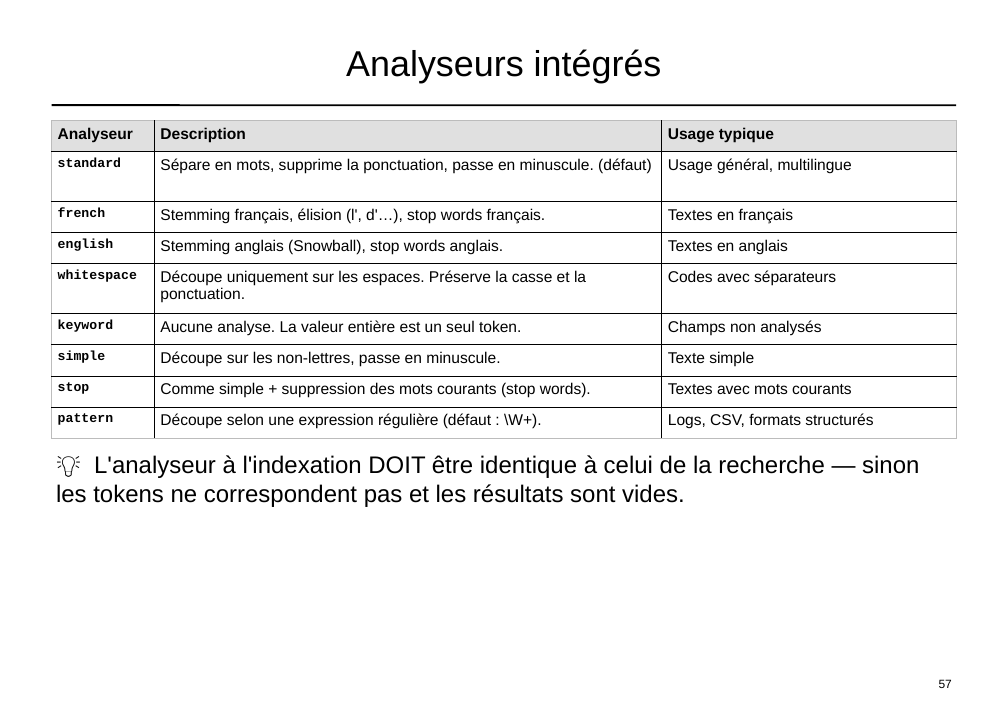
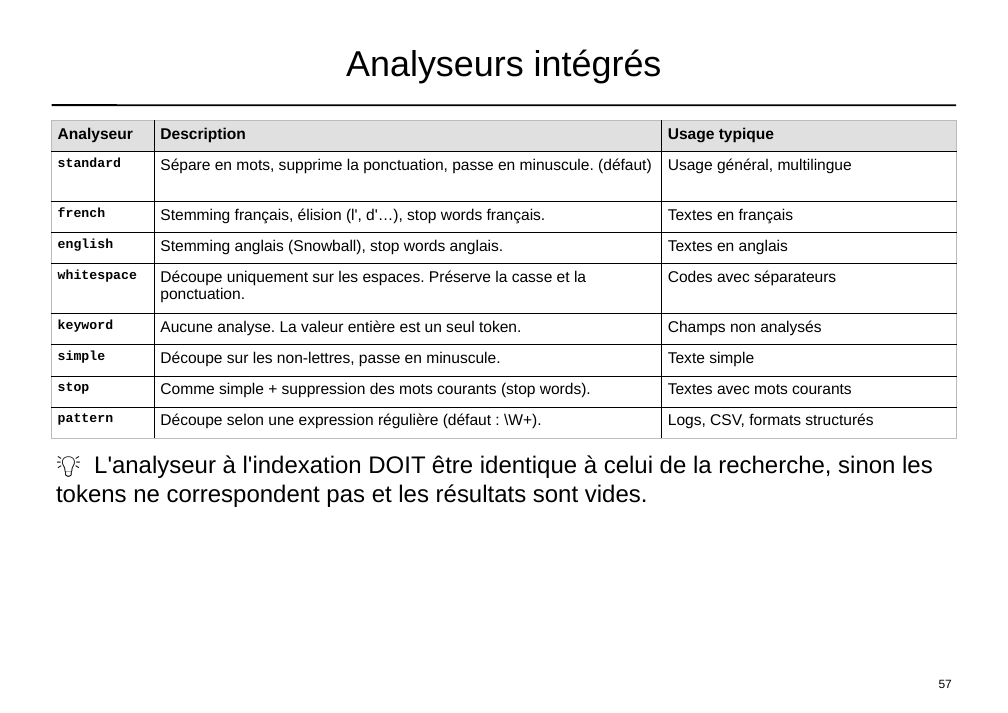
Before and after one commit to dthibau/opensearch, a slide deck: slide 45 of opensearch_simple.pptx. Drawn at 1008x713 pixels with LibreOffice and Linux fonts; fonts in the diff are those of the drawing. Boxes give left, top, right and bottom in pixels: in the first picture for what was removed or moved away, otherwise in the second. Text is boxed around its words. In the diff, an @@ line names an element or a change of style, - is before the commit and + after.

```diff
--- a/opensearch_simple.pptx
+++ b/opensearch_simple.pptx
@@ text at (56,455,933,507): text changed @@
-💡 L'analyseur à l'indexation DOIT être identique à celui de la recherche — sinon les tokens ne correspondent pas et les résultats sont vides.
+💡 L'analyseur à l'indexation DOIT être identique à celui de la recherche, sinon les tokens ne correspondent pas et les résultats sont vides.
```
Also in this commit, not shown: 23 other slides changed, 11 slides added, 3 other files.
